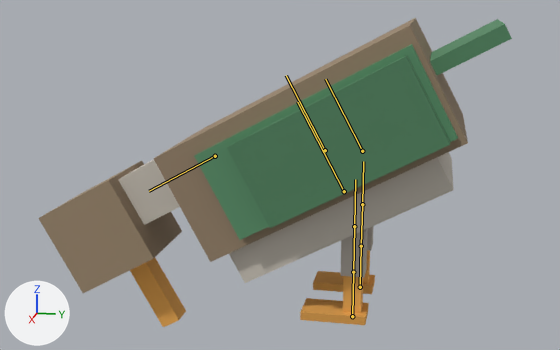
The glTF model assets/creatures/duck/model.glb: old version first, new version second.
Both versions are drawn from a camera (50 mm lens) standing at (0.728, 0.101, 0.317) and looking at (-0.004, -0.045, 0.134). The axes (+X, +Y, +Z) are drawn at lower left. The lights are the same throughout. The older version comes first. Both versions are drawn at frame 8 of the action 'eat'; the numbers are the values there. The bones that change, and the others that lie on the model, are drawn over the model as lines.

In view in the first picture: 'built'.
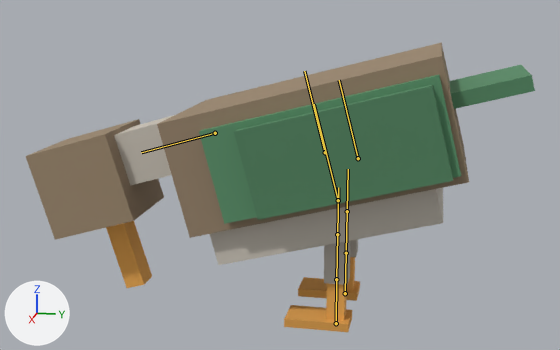
Where the change shows, as pixel boxes (x1, y1, x2, y2) in the pictures (560 x 350 px):
'built', posed (8% wider, 6% shorter): before (39, 18, 512, 327); after (26, 42, 535, 332)
bone 'body', root to tip: before (325, 150) to (286, 75); after (325, 152) to (304, 71)
bone 'head', root to tip: before (215, 156) to (149, 191); after (215, 133) to (141, 152)
bone 'leg_l0', root to tip: before (362, 204) to (363, 161); after (347, 211) to (348, 169)
bone 'leg_r0', root to tip: before (354, 226) to (355, 179); after (337, 234) to (338, 187)

The change, as a list of edits to the scene's bpy script:
```text
Change bone_body:
    where bone_body = bpy.data.objects['creature'].pose.bones['body']
    bone_body.location: (0.0, 0.0, 0.0) -> (0.0, -0.0024, 0.0)
    bone_body.rotation_quaternion: (0.97, 0.244, 0.0, 0.0) -> (0.992, 0.128, 0.0, 0.0)  # degrees (28, 0, 0) -> degrees (15, 0, 0)
Change bone_head:
    where bone_head = bpy.data.objects['creature'].pose.bones['head']  # child of 'body'
    bone_head.rotation_quaternion: (0.701, 0.713, 0.0, 0.0) -> (0.697, 0.717, 0.0, 0.0)  # degrees (91, 0, 0) -> degrees (92, 0, 0)
Change bone_leg_l0:
    where bone_leg_l0 = bpy.data.objects['creature'].pose.bones['leg_l0']  # child of 'body'
    bone_leg_l0.rotation_quaternion: (0.97, -0.244, 0.0, 0.0) -> (0.992, -0.128, 0.0, 0.0)  # degrees (-28, 0, 0) -> degrees (-15, 0, 0)
Change bone_leg_r0:
    where bone_leg_r0 = bpy.data.objects['creature'].pose.bones['leg_r0']  # child of 'body'
    bone_leg_r0.rotation_quaternion: (0.97, -0.244, 0.0, 0.0) -> (0.992, -0.128, 0.0, 0.0)  # degrees (-28, 0, 0) -> degrees (-15, 0, 0)
```
